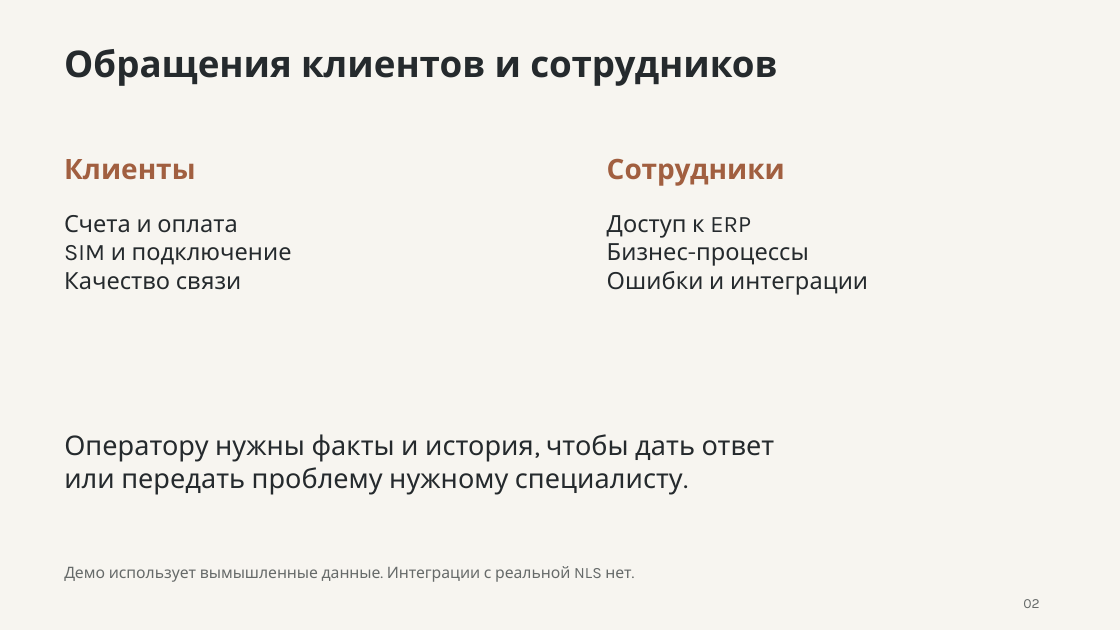
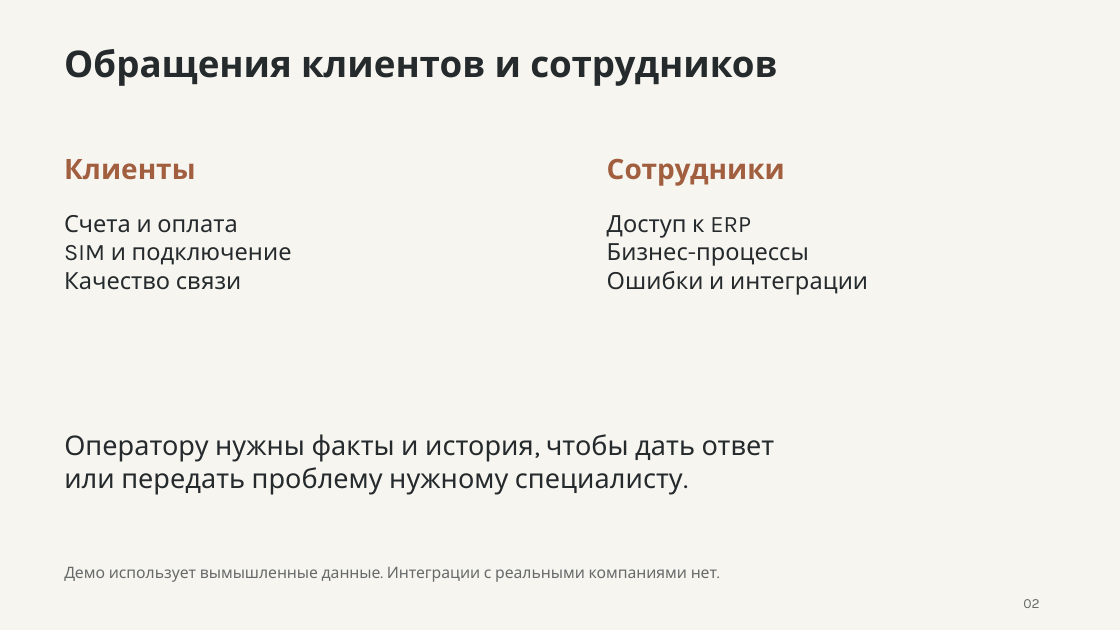
Before and after one commit to Akana92/SaaS-ERP-CRM-Support-Client, a slide deck: slide 2 of deliverables/presentation/AI-Customer-Support-Manager-v3.pptx. Drawn at 1120x630 pixels with LibreOffice and Linux fonts; fonts in the diff are those of the drawing. Boxes give left, top, right and bottom in pixels: in the first picture for what was removed or moved away, otherwise in the second. Text is boxed around its words. In the diff, an @@ line names an element or a change of style, - is before the commit and + after.

Commit message:
Generalize public documentation and presentation

```diff
--- a/deliverables/presentation/AI-Customer-Support-Manager-v3.pptx
+++ b/deliverables/presentation/AI-Customer-Support-Manager-v3.pptx
@@ text at (x1=64, y1=567, x2=717, y2=582): text changed @@
-Демо использует вымышленные данные. Интеграции с реальной NLS нет.
+Демо использует вымышленные данные. Интеграции с реальными компаниями нет.
```
Also in this commit, not shown: 17 other files.
